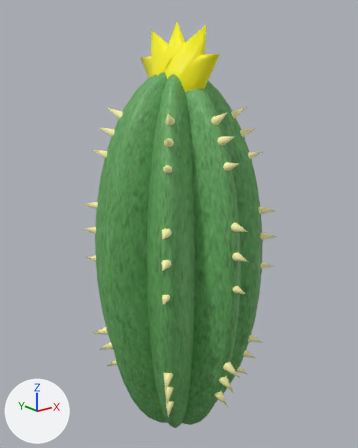
The FBX model game_client/model/cactus.fbx as it was, and as the next commit left it.
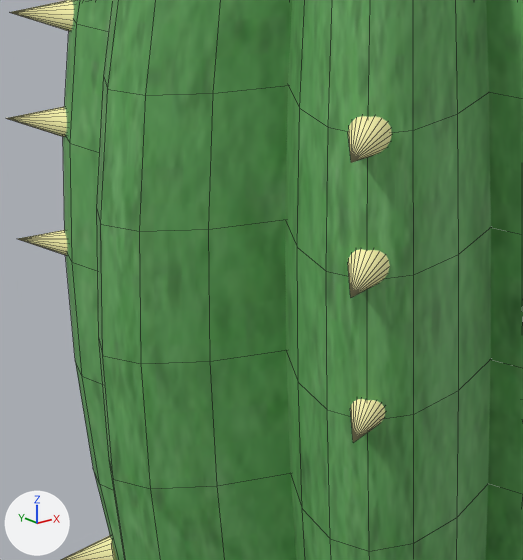
The first picture shows the older version from a 50 mm camera at (-0.0309, -0.0389, 0.0358) aimed at (0.0003, 0.0001, 0.0202). The close-ups show both versions on the part from 22% to 57% of the width and 45% to 74% of the height of that picture; other places that the commit changed are outside them. Every picture has the same lights, and +X, +Y and +Z are marked at lower left. The close-ups show mesh edges as thin lines. Where no turn or scale is listed for an object, it has been applied to the vertices.

Names of what the first close-up shows: 'body1', 'body2', 'polySurface4', 'polySurface5', 'polySurface6', 'spine2', 'spine5'.
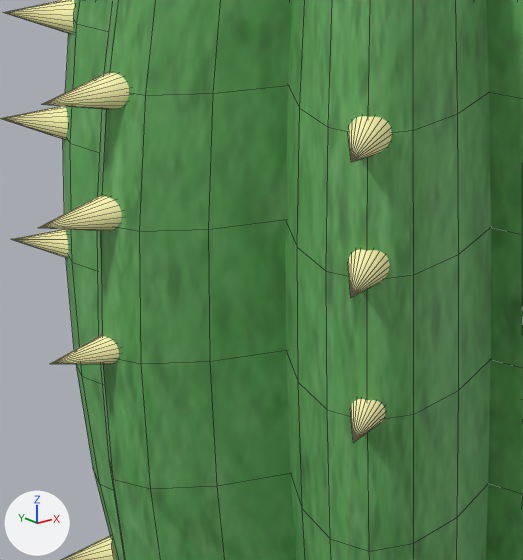
What differs and where, as boxes (x1, y1, x2, y2) in the close-ups (523 x 560 px; the box of a moved part takes in the faces that stretch with it):
'spine2', reshaped, moved, turned
    before: (7, 0, 74, 255)
    after: (348, 116, 392, 442)
'spine10', added (beige)
    after: (38, 72, 129, 364)
'spine1', reshaped, moved, turned (not visible before)
    after: (0, 0, 75, 258)
part 1 of me_mesh_005, moved or reshaped
    before: (19, 230, 67, 255)
    after: (351, 399, 385, 442)
part 2 of me_mesh_005, deleted (beige)
    before: (10, 0, 74, 31)
part 3 of me_mesh_005, deleted (beige)
    before: (7, 107, 67, 137)
part 4 of me_mesh_004, moved or reshaped (not visible before)
    after: (12, 229, 68, 258)
part 5 of me_mesh_004, added (beige)
    after: (0, 106, 68, 140)
part 6 of me_mesh_004, added (beige)
    after: (3, 0, 75, 34)
'polySurface6', unchanged, covered by the edit
    before: (348, 116, 392, 162)
'polySurface5', unchanged, covered by the edit
    before: (348, 249, 390, 297)

What changed in the scene script:
```text
Add mat_pasted__spine_phong:
    mat_pasted__spine_phong = principled_material('pasted__spine_phong')
    mat_pasted__spine_phong.base_color = (1.0, 0.952, 0.439)  # beige #fffab1
    mat_pasted__spine_phong.roughness = 0.553
Add mat_pasted__spine_phong1:
    mat_pasted__spine_phong1 = principled_material('pasted__spine_phong1')
    mat_pasted__spine_phong1.base_color = (1.0, 0.952, 0.439)  # beige #fffab1
    mat_pasted__spine_phong1.roughness = 0.553
Change me_mesh_005:
    where me_mesh_005.from_pydata(...)  # 126 vertices, 126 faces; spans x -0.05..0.05, y -0.35..0.35, z -1.04..1.04
    used by ob_spine2; parent = ob_spines; location = (0.000758, 1.906, 0.00143); rotation_euler = (0.0, 0.785, 0.0), in degrees (0, 45, 0)
    me_mesh_005 part 1: the loose piece of 21 vertices spanning x -0.05..0.05, y -0.35..-0.25, z -1.03..-0.83 is multiplied about its middle by the matrix ((0.154, 0.627, 0.764), (0.949, -0.309, 0.062), (0.275, 0.715, -0.643)), then moved by (-0.02, -0.01, 0.95)
    me_mesh_005 part 2: the loose piece of 21 vertices spanning x -0.05..0.05, y 0.25..0.35, z -1.01..-0.81 is deleted
    me_mesh_005 part 3: the loose piece of 21 vertices spanning x -0.05..0.05, y -0.03..0.07, z -1.04..-0.84 is deleted
Change me_mesh_004:
    used by ob_spine1; parent = ob_spines; location = (0.000758, 1.906, 0.00143)
    remove me_mesh_004.from_pydata(...)  # 126 vertices, 126 faces; spans x -0.05..0.05, y -0.35..0.35, z -1.04..1.04
    remove me_mesh_004.materials.append(mat_spine_phong)  # beige #fffab1
    add me_mesh_004.from_pydata(...)  # 63 vertices, 63 faces; spans x -0.1..0.1, y -0.35..0.35, z -0.09..0.09
    me_mesh_004 part 4: the loose piece of 21 vertices spanning x -0.05..0.05, y -0.35..-0.25, z -1.03..-0.83 is multiplied about its middle by the matrix ((0.154, 0.627, 0.764), (0.949, -0.309, 0.062), (0.275, 0.715, -0.643)), then moved by (-0.02, -0.01, 0.95), in mat_pasted__spine_phong (beige #fffab1)
    me_mesh_004 part 5: a new loose piece of 21 vertices spanning x -0.1..0.08, y -0.03..0.07, z -0.08..0.09, in mat_pasted__spine_phong (beige #fffab1)
    me_mesh_004 part 6: a new loose piece of 21 vertices spanning x -0.08..0.1, y 0.25..0.35, z -0.09..0.08, in mat_pasted__spine_phong (beige #fffab1)
    add me_mesh_004.materials.append(mat_pasted__spine_phong)  # beige #fffab1
Add me_mesh_017_1:
    me_mesh_017_1.from_pydata(...)  # 63 vertices, 63 faces; spans x -0.00138..0.00091, y -0.00058..0.00042, z -0.0035..0.0035
    me_mesh_017_1.materials.append(mat_pasted__spine_phong1)  # beige #fffab1
Change ob_spine2:
    ob_spine2.rotation_euler: (0.0, 0.785, 0.0) -> (0.0, 0.0, 0.0)  # degrees (0, 45, 0) -> degrees (0, 0, 0)
    ob_spine2.location: (0.000758, 1.906, 0.00143) -> (-0.643, 1.906, 0.633)
Change ob_spine1:
    ob_spine1.location: (0.000758, 1.906, 0.00143) -> (-0.645, 1.906, -0.651)
    ob_spine1.rotation_euler: (0.0, 0.0, 0.0) -> (0.0, -1.571, 0.0)  # degrees (0, 0, 0) -> degrees (0, -90, 0)
Add ob_spine10:
    ob_spine10 = bpy.data.objects.new('spine10', me_mesh_017_1)
    ob_spine10.location = (-0.00902, 0.00004, 0.01906)
```
